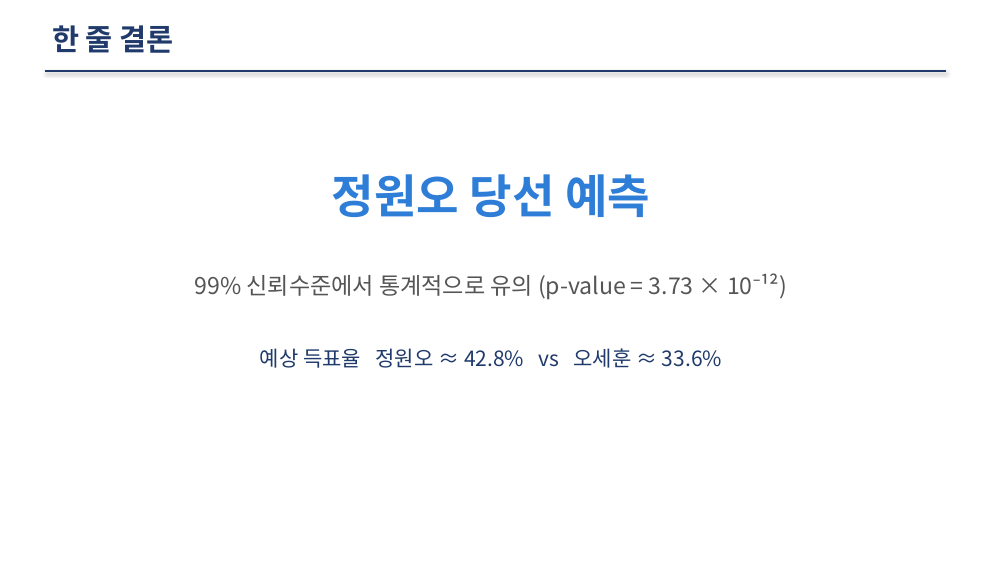
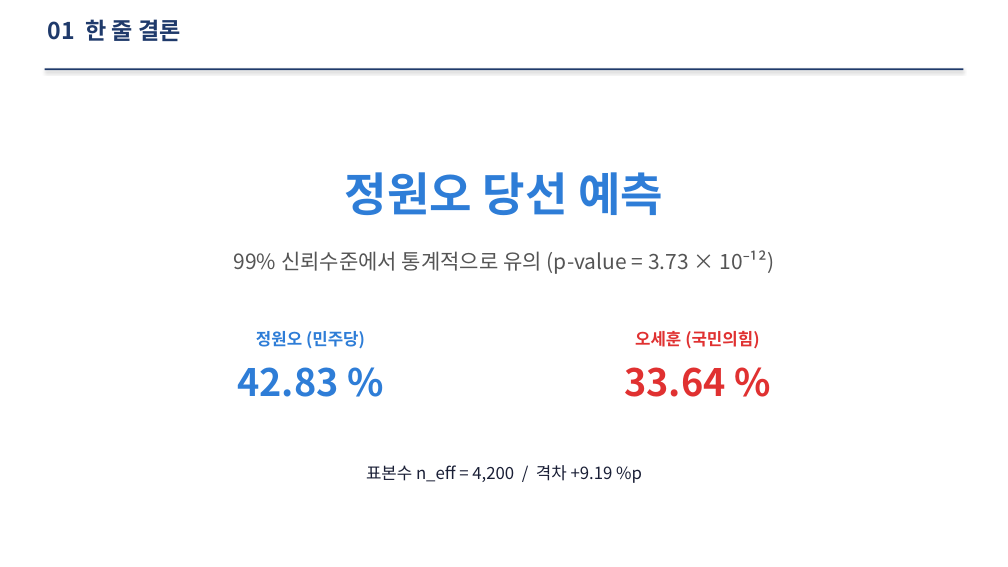
Before and after one commit to chldbswlsl/election, a slide deck: slide 2 of 노희래_통계분석_발표.pptx. Drawn at 1008x567 pixels with LibreOffice and Linux fonts; fonts in the diff are those of the drawing. Boxes give left, top, right and bottom in pixels: in the first picture for what was removed or moved away, otherwise in the second. Text is boxed around its words. In the diff, an @@ line names an element or a change of style, - is before the commit and + after.

```diff
--- a/노희래_통계분석_발표.pptx
+++ b/노희래_통계분석_발표.pptx
@@ text at [48, 19, 180, 41]: text changed; size 28 to 22 pt @@
-한 줄 결론
+01 한 줄 결론
@@ line removed from (45, 71) to (947, 71) @@
@@ rectangle added at [45, 69, 963, 70], fill #1F3A6B @@
@@ text "정원오 당선 예측": place and size @@
-text "정원오 당선 예측" at [332, 174, 650, 217]
+text "정원오 당선 예측" at [345, 172, 663, 215]
@@ text "99% 신뢰수준에서 통계적으로 유의 (p-value ...": place and size @@
-text "99% 신뢰수준에서 통계적으로 유의 (p-value ..." at [195, 273, 788, 300]
+text "99% 신뢰수준에서 통계적으로 유의 (p-value ..." at [234, 250, 774, 274]
@@ text "99% 신뢰수준에서 통계적으로 유의 (p-value ..." at [234, 250, 774, 274]: size 22 to 20 pt @@
@@ text at [256, 331, 365, 349]: text changed; size 20 to 16 pt; text colour #1F3A6B to #2E7DD7; bold on @@
-예상 득표율 정원오 ≈ 42.8% vs 오세훈 ≈ 33.6%
+정원오 (민주당)
@@ text added at [635, 331, 759, 349], 16 pt, text #E03131, bold @@
+오세훈 (국민의힘)
@@ text added at [237, 367, 338, 397], 36 pt, text #2E7DD7, bold @@
+42.83 %
@@ text added at [624, 367, 725, 397], 36 pt, text #E03131, bold @@
+33.64 %
@@ text added at [366, 465, 642, 483], 16 pt, text #1A1F36 @@
+표본수 n_eff = 4,200 / 격차 +9.19 %p
```
Also in this commit, not shown: 11 other slides changed, 4 other files.
